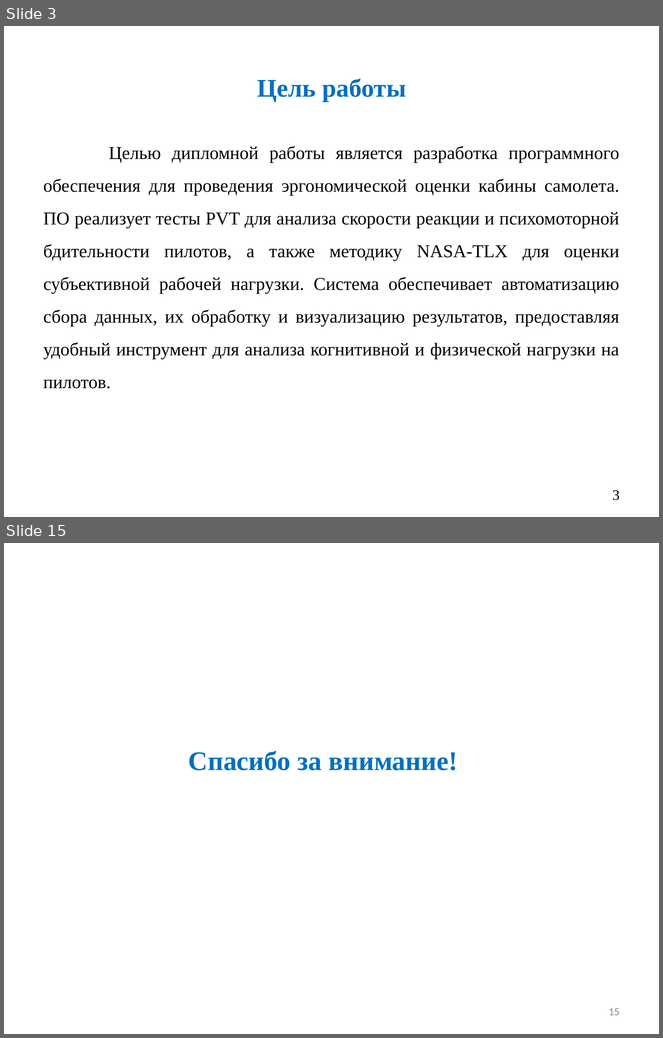
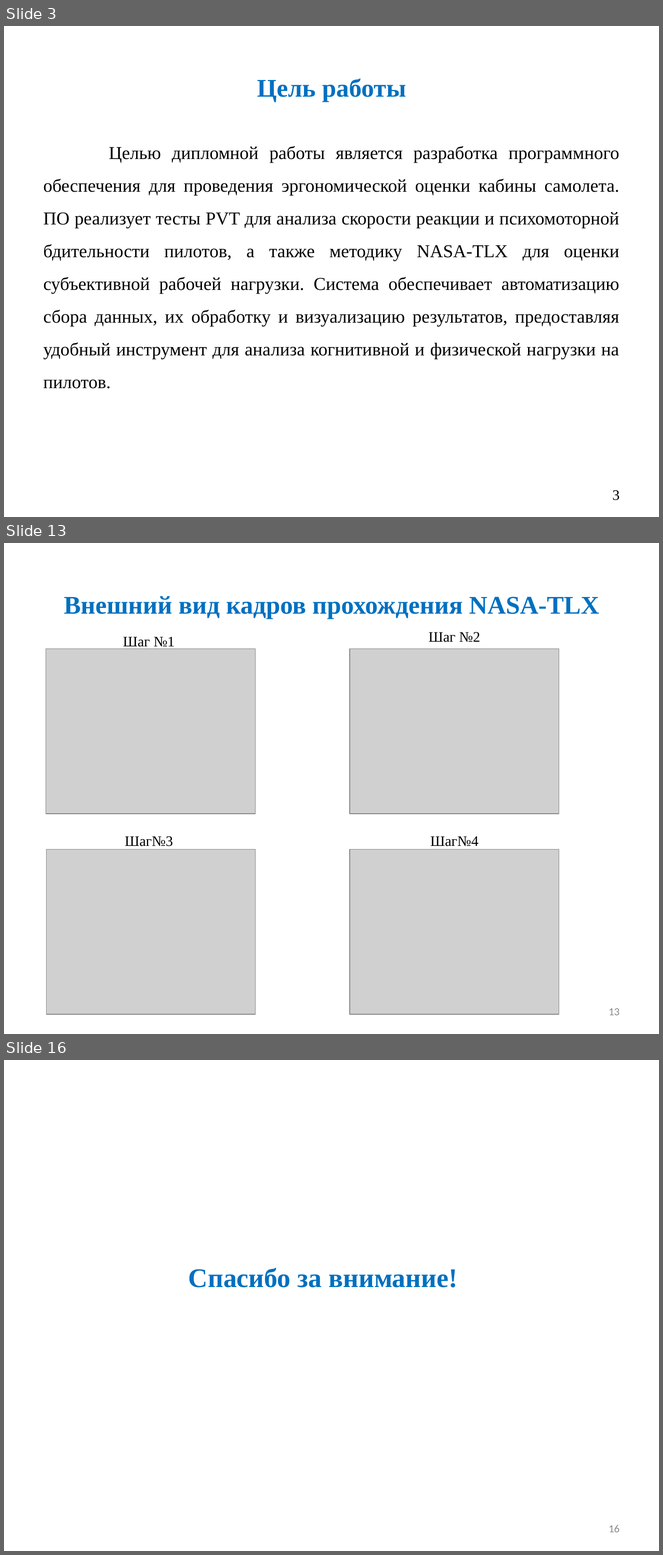
Before and after one commit to Ch1kez/PVT_NASA-TLX, a slide deck: Диплом/Презентация/презентация Курнаев.pptx. Shown one above the other, each under a label of ours: slides 3 and 15 before the commit, slides 3, 13 and 16 after it; the slides between them are not shown. The pictures are 663x1038 and 663x1555 pixels, drawn with LibreOffice and Linux fonts; fonts in the diff are those of the drawing; grey boxes stand for pictures. Boxes give left, top, right and bottom in pixels: in the first picture for what was removed or moved away, otherwise in the second. Text is boxed around its words. In the diff, an @@ line names an element or a change of style, - is before the commit and + after.

```diff
--- a/Диплом/Презентация/презентация Курнаев.pptx
+++ b/Диплом/Презентация/презентация Курнаев.pptx
@@ slide 13 added at [4, 543, 659, 1034], background #FFFFFF @@
@@ title added at [64, 596, 599, 619], 28 pt, text #0070C0, bold @@
+Внешний вид кадров прохождения NASA-TLX
@@ text added at [429, 632, 481, 642], 16 pt, text #000000 @@
+Шаг №2
@@ picture added at [46, 649, 256, 814] @@
@@ text added at [123, 637, 175, 649], 16 pt, text #000000 @@
+Шаг №1
@@ picture added at [350, 649, 559, 814] @@
@@ text added at [125, 836, 173, 847], 16 pt, text #000000 @@
+Шаг№3
@@ text added at [430, 836, 479, 847], 16 pt, text #000000 @@
+Шаг№4
@@ picture added at [47, 850, 256, 1015] @@
@@ picture added at [350, 850, 559, 1015] @@
@@ page number added at [609, 1008, 620, 1016], 12 pt, text #8C8C8C @@
+13
@@ what was slide 15 is now slide 16 @@
@@ page number at [609, 1525, 620, 1533]: text changed @@
-15
+16
```
Also in this commit, not shown: 5 slides changed, 7 other slides added, 9 slides removed, 1 other file.
